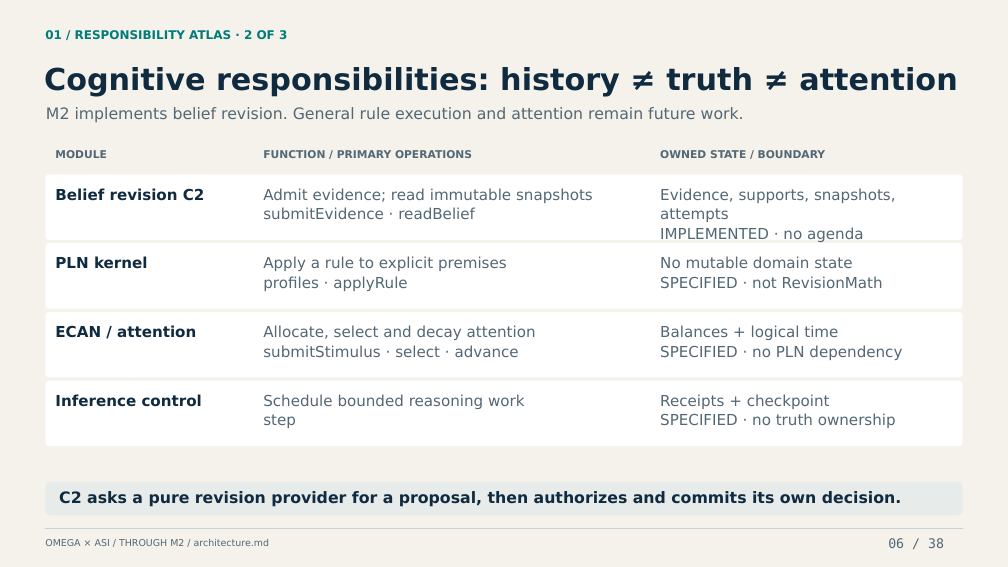
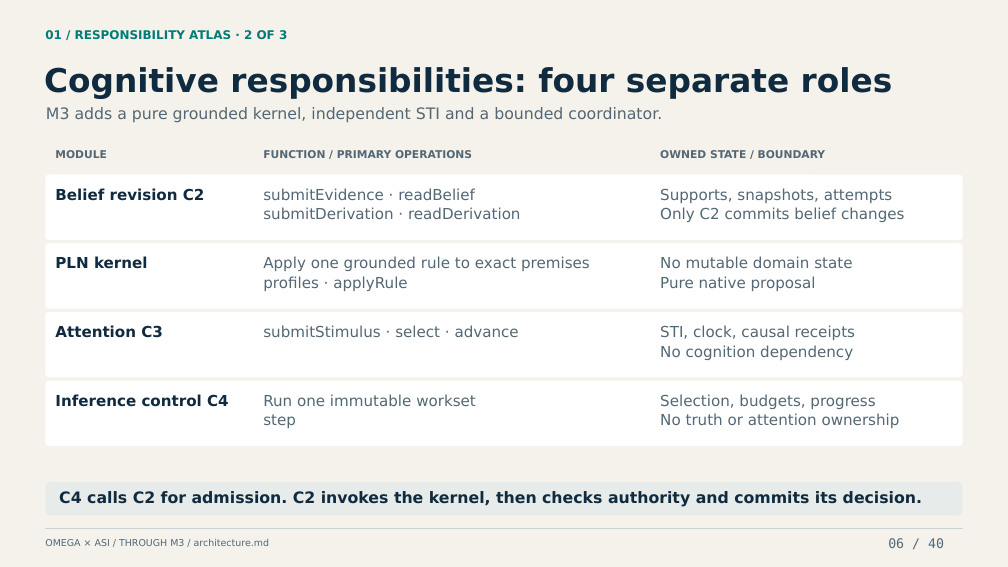
Before and after one commit to machieke/fusion-module-interfaces, a slide deck: slide 6 of docs/presentation/omega-asi-module-interfaces.pptx. Drawn at 1008x567 pixels with LibreOffice and Linux fonts; fonts in the diff are those of the drawing. Boxes give left, top, right and bottom in pixels: in the first picture for what was removed or moved away, otherwise in the second. Text is boxed around its words. In the diff, an @@ line names an element or a change of style, - is before the commit and + after.

Commit message:
Update conference presentation through M3 with ELI16 summary and verified evidence

```diff
--- a/docs/presentation/omega-asi-module-interfaces.pptx
+++ b/docs/presentation/omega-asi-module-interfaces.pptx
@@ text at bbox=[44, 67, 893, 99]: text changed; size 28.8 to 31.2 pt @@
-Cognitive responsibilities: history ≠ truth ≠ attention
+Cognitive responsibilities: four separate roles
@@ text at bbox=[46, 107, 662, 123]: text changed @@
-M2 implements belief revision. General rule execution and attention remain future work.
+M3 adds a pure grounded kernel, independent STI and a bounded coordinator.
@@ text "submitEvidence · readBelief": place and size @@
-text "submitEvidence · readBelief" at bbox=[263, 207, 475, 219]
+text "submitEvidence · readBelief" at bbox=[263, 188, 475, 200]
@@ text removed at bbox=[263, 188, 593, 203] @@
-Admit evidence; read immutable snapshots
@@ text added at bbox=[263, 207, 521, 219], 14.4 pt, text #536775 @@
+submitDerivation · readDerivation
@@ text at bbox=[660, 188, 893, 203]: text changed @@
-Evidence, supports, snapshots,
+Supports, snapshots, attempts
@@ text at bbox=[660, 207, 904, 222]: text changed @@
-attempts
+Only C2 commits belief changes
@@ text removed at bbox=[660, 227, 864, 242] @@
-IMPLEMENTED · no agenda
@@ text at bbox=[263, 256, 590, 271]: text changed @@
-Apply a rule to explicit premises
+Apply one grounded rule to exact premises
@@ text at bbox=[660, 276, 816, 291]: text changed @@
-SPECIFIED · not RevisionMath
+Pure native proposal
@@ text at bbox=[55, 325, 163, 338]: text changed @@
-ECAN / attention
+Attention C3
@@ text "submitStimulus · select · advance": place and size @@
-text "submitStimulus · select · advance" at bbox=[263, 345, 519, 357]
+text "submitStimulus · select · advance" at bbox=[263, 325, 519, 337]
@@ text removed at bbox=[263, 325, 536, 340] @@
-Allocate, select and decay attention
@@ text at bbox=[660, 325, 855, 340]: text changed @@
-Balances + logical time
+STI, clock, causal receipts
@@ text at bbox=[660, 345, 853, 360]: text changed @@
-SPECIFIED · no PLN dependency
+No cognition dependency
@@ text at bbox=[55, 394, 229, 407]: text changed @@
-Inference control
+Inference control C4
@@ text at bbox=[263, 394, 476, 406]: text changed @@
-Schedule bounded reasoning work
+Run one immutable workset
@@ text at bbox=[660, 413, 900, 428]: text changed @@
-SPECIFIED · no truth ownership
+No truth or attention ownership
@@ text at bbox=[660, 394, 875, 409]: text changed @@
-Receipts + checkpoint
+Selection, budgets, progress
@@ text at bbox=[59, 491, 922, 507]: text changed @@
-C2 asks a pure revision provider for a proposal, then authorizes and commits its own decision.
+C4 calls C2 for admission. C2 invokes the kernel, then checks authority and commits its decision.
@@ text at bbox=[888, 538, 944, 548]: text changed @@
-06 / 38
+06 / 40
```
Also in this commit, not shown: 11 other slides changed, 28 slides added, 26 slides removed, 49 other files.
